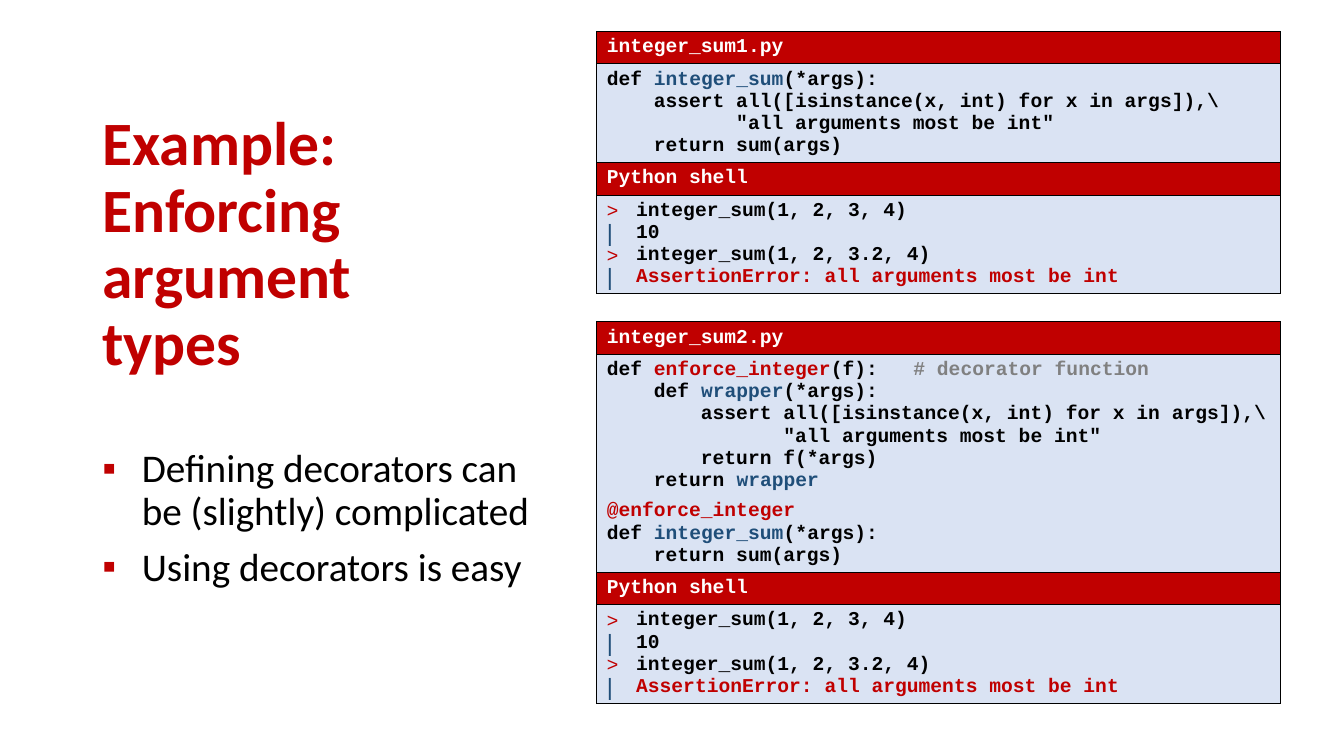
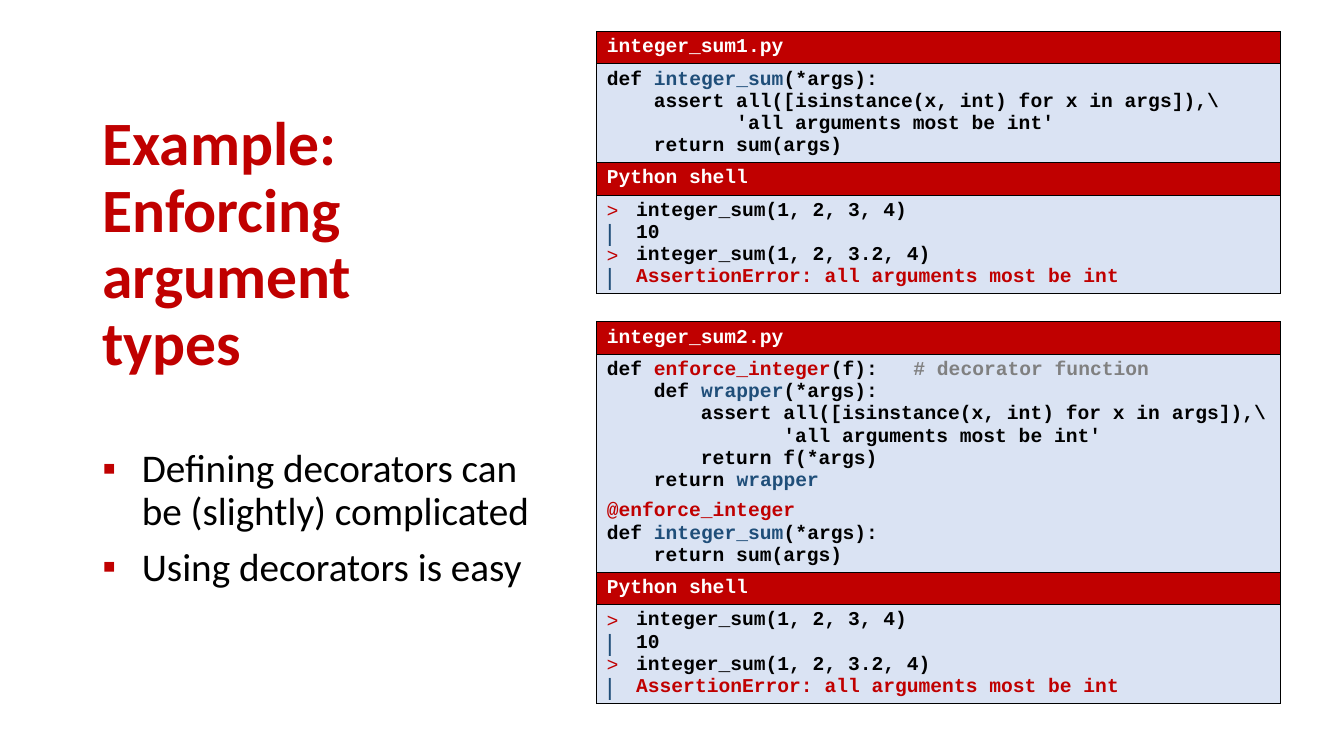
Before and after one commit to gsbrodal/gsbrodal.github.io, a slide deck: slide 11 of ipsa/slides/decorators.pptx. Drawn at 1344x756 pixels with LibreOffice and Linux fonts; fonts in the diff are those of the drawing. Boxes give left, top, right and bottom in pixels: in the first picture for what was removed or moved away, otherwise in the second. Text is boxed around its words. In the diff, an @@ line names an element or a change of style, - is before the commit and + after.

```diff
--- a/ipsa/slides/decorators.pptx
+++ b/ipsa/slides/decorators.pptx
@@ table at (597, 31, 1280, 307) @@
@@ row 2, column 1: "def integer_sum(*args): / assert all([isinstance(x, int) for x in args]),\ / "all arguments most be int" / return sum(args)" to "def integer_sum(*args): / assert all([isinstance(x, int) for x in args]),\ / 'all arguments most be int' / return sum(args)" @@
@@ table at (597, 322, 1280, 723) @@
@@ row 2, column 1: "def enforce_integer(f): # decorator function / def wrapper(*args): / assert all([isinstance(x, int) for x in args]),\ / "all arguments most be int" / return f(*args) / return wrapper / @enforce_integer / def integer_sum(*args): / return sum(args)" to "def enforce_integer(f): # decorator function / def wrapper(*args): / assert all([isinstance(x, int) for x in args]),\ / 'all arguments most be int' / return f(*args) / return wrapper / @enforce_integer / def integer_sum(*args): / return sum(args)" @@
```
Also in this commit, not shown: 3 other slides changed, 12 other files.
